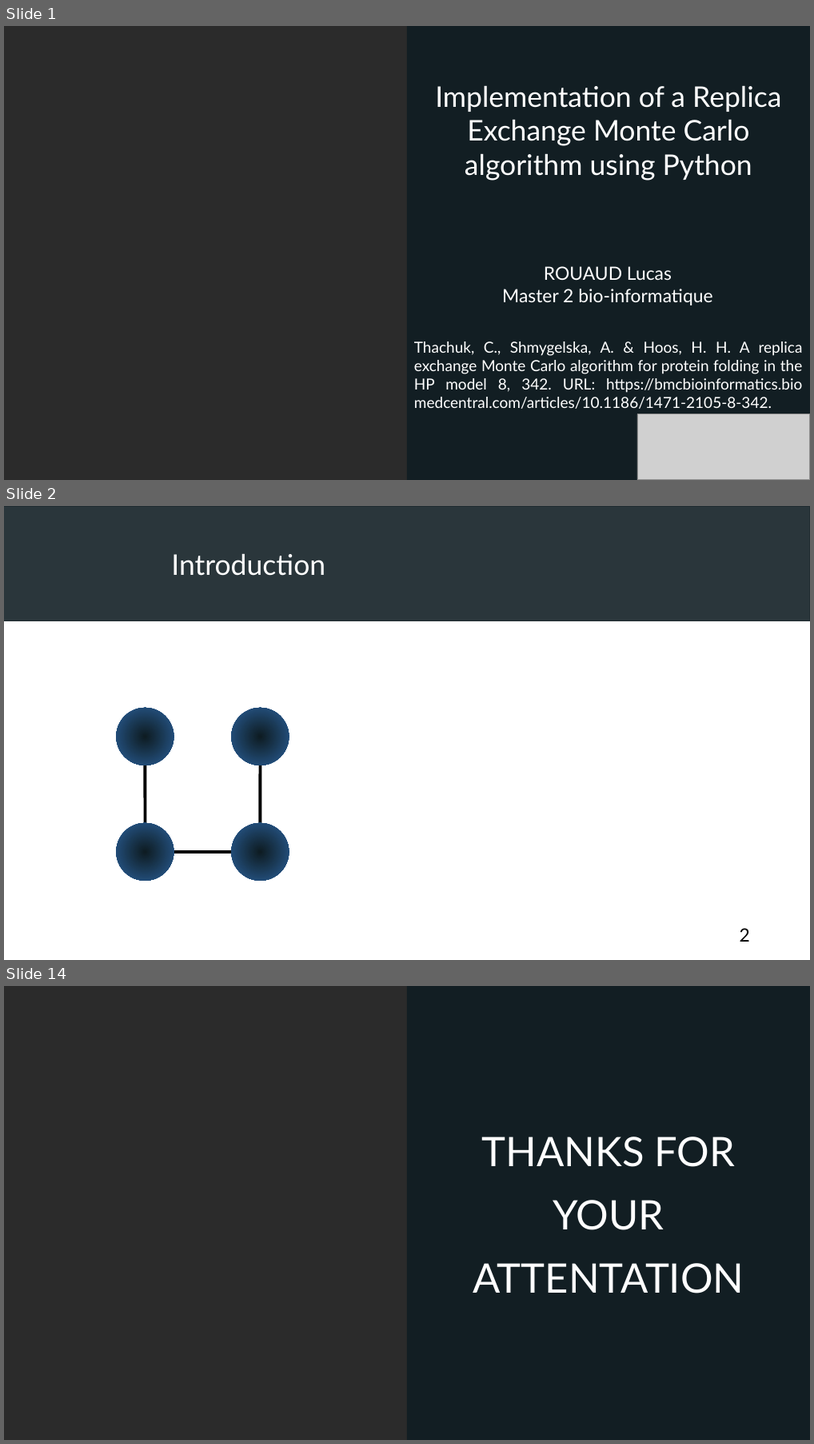
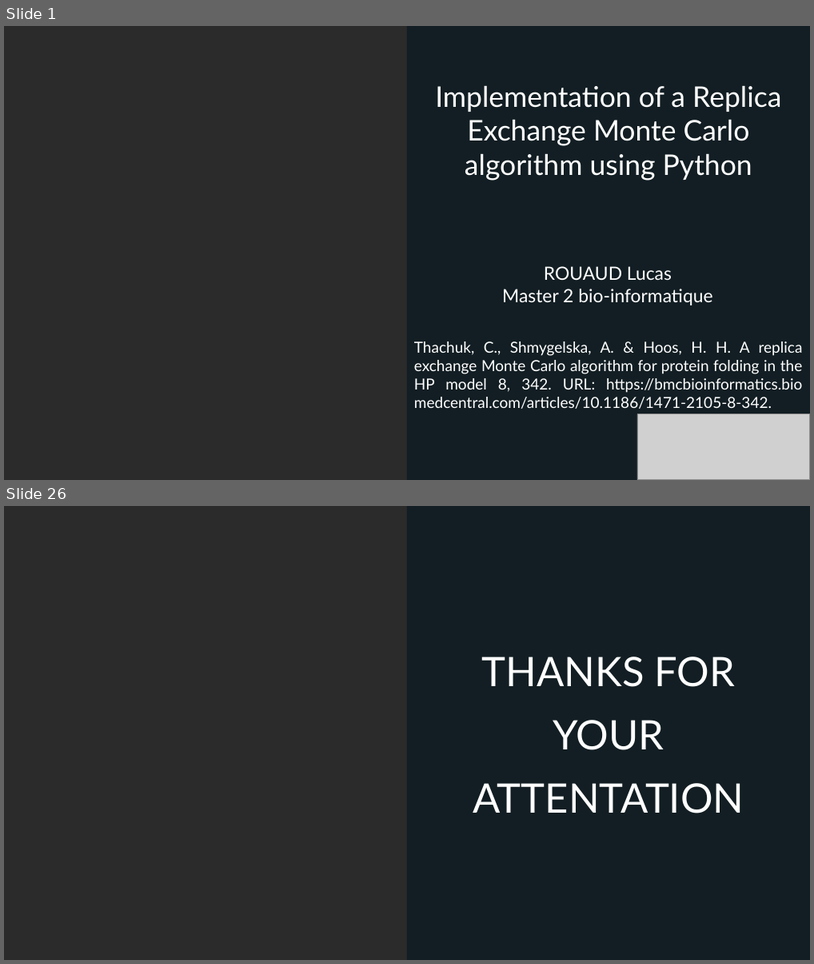
Before and after one commit to FilouPlains/PROJECT_PY_MONTE_CARLO, a slide deck: doc/presentation/ROUAUD_presentation.odp. Shown one above the other, each under a label of ours: slides 1, 2 and 14 before the commit, slides 1 and 26 after it; the slides between them are not shown. The pictures are 814x1444 and 814x964 pixels, drawn with LibreOffice and Linux fonts; fonts in the diff are those of the drawing; grey boxes stand for pictures; background and template pictures are left out; a plain dark background stands for a picture behind light text. Boxes give left, top, right and bottom in pixels: in the first picture for what was removed or moved away, otherwise in the second. Text is boxed around its words. In the diff, an @@ line names an element or a change of style, - is before the commit and + after.

```diff
--- a/doc/presentation/ROUAUD_presentation.odp
+++ b/doc/presentation/ROUAUD_presentation.odp
@@ slide 2 removed at box(4, 506, 810, 960), background #FFFFFF @@
@@ picture removed at box(4, 506, 810, 621) @@
@@ rectangle removed at box(4, 506, 810, 621) @@
@@ text removed at box(171, 554, 326, 576) @@
-Introduction
@@ ellipse removed at box(117, 708, 174, 766) @@
@@ ellipse removed at box(231, 708, 290, 766) @@
@@ line removed from (146, 765) to (146, 823) @@
@@ line removed from (260, 823) to (260, 765) @@
@@ ellipse removed at box(117, 823, 174, 880) @@
@@ ellipse removed at box(231, 823, 290, 880) @@
@@ line removed from (174, 852) to (231, 852) @@
@@ page number removed at box(740, 928, 750, 941) @@
-2
@@ what was slide 14 is now slide 26 @@
```
Also in this commit, not shown: 8 slides changed, 16 slides added, 3 other slides removed, 1 other file.
